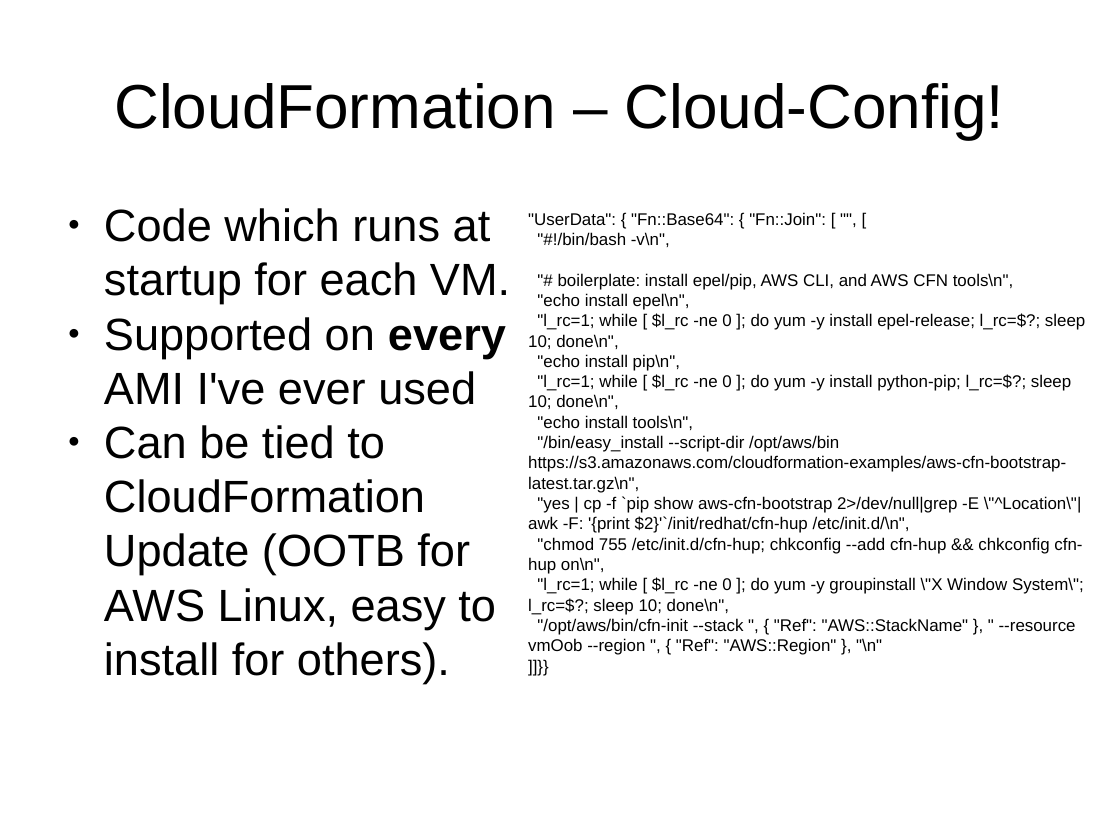
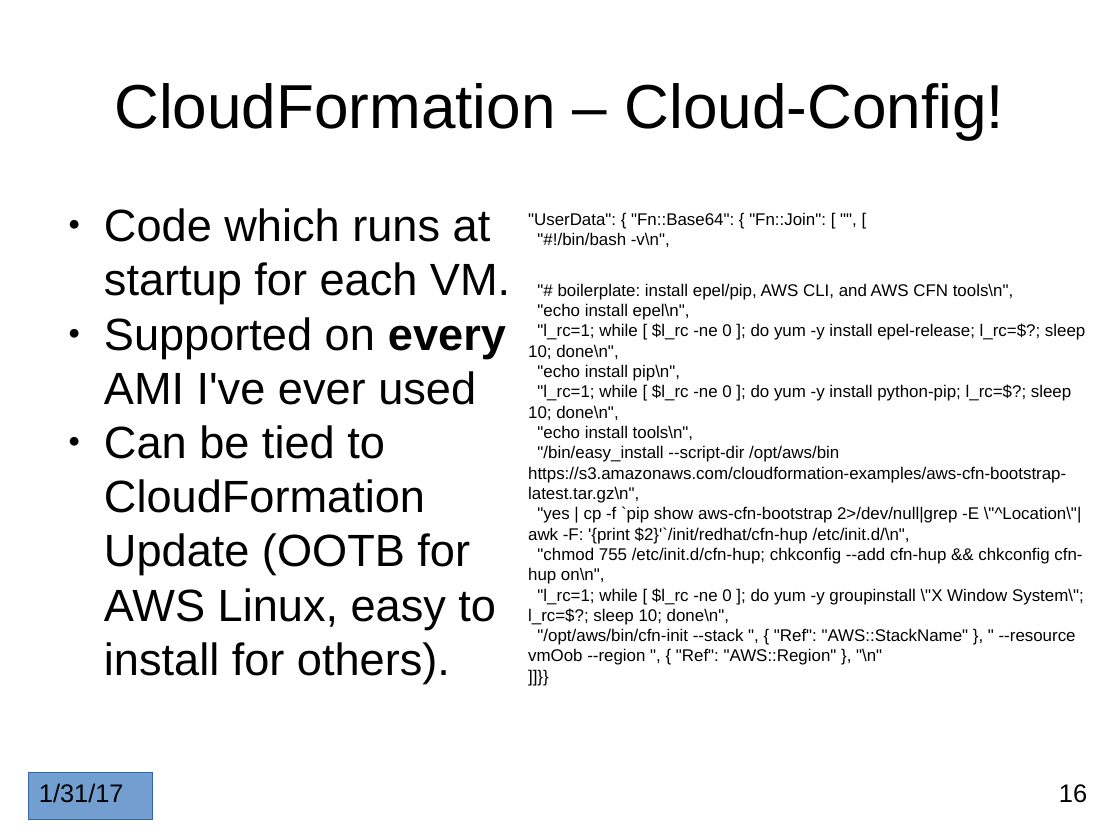
Before and after one commit to andybrucenet/aws-env-sysadmin, a slide deck: slide 16 of aws-env-sysadmin.pptx. Drawn at 1120x840 pixels with LibreOffice and Linux fonts; fonts in the diff are those of the drawing. Boxes give left, top, right and bottom in pixels: in the first picture for what was removed or moved away, otherwise in the second. Text is boxed around its words. In the diff, an @@ line names an element or a change of style, - is before the commit and + after.

```diff
--- a/aws-env-sysadmin.pptx
+++ b/aws-env-sysadmin.pptx
@@ text ""UserData": { "Fn::Base64": { "Fn::Join": ..." rewrapped from bbox=[528, 212, 1085, 655] to bbox=[528, 212, 1085, 665] @@
@@ rectangle added at bbox=[28, 772, 152, 820], fill #729FCF, outline #3465A4 0.75 pt, 18 pt, text #000000 @@
+1/31/17
@@ page number added at bbox=[1059, 784, 1087, 803], 18 pt, text #000000 @@
+16
```
Also in this commit, not shown: 15 other slides changed, 3 slides added.
